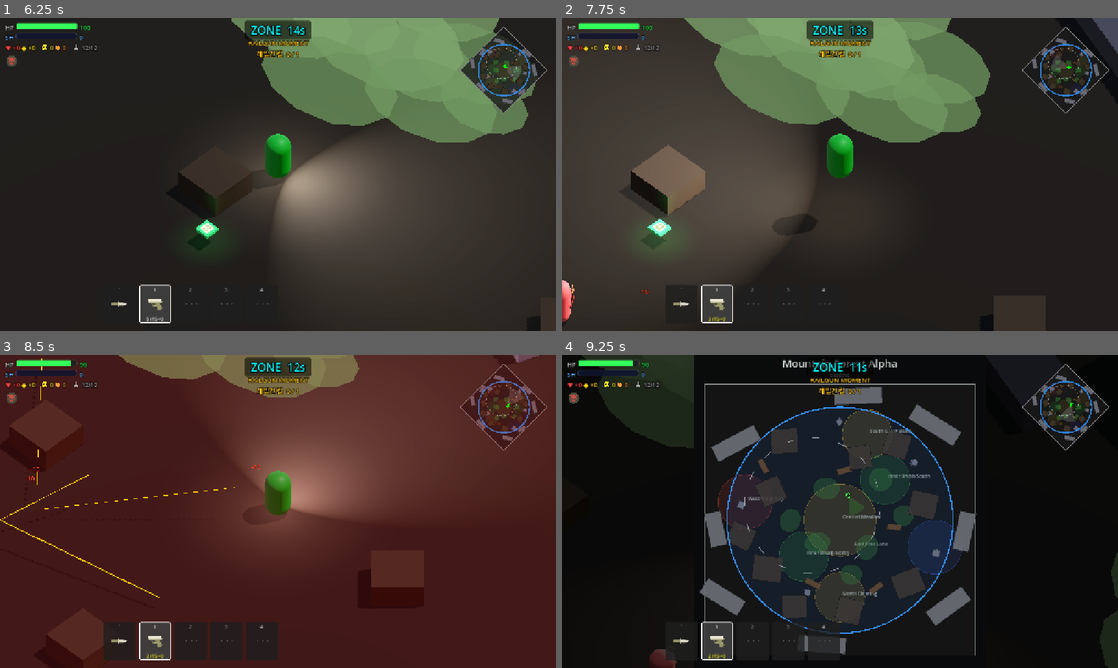
Above: before the commit, frames 1-4 (two rows, left to right).
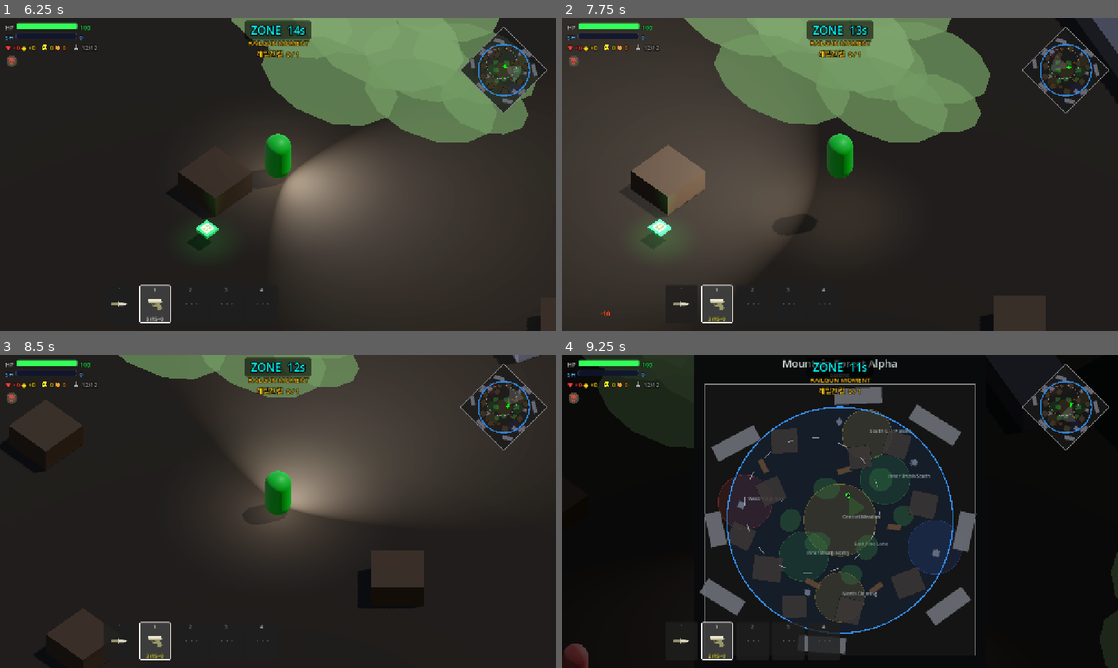
Above: after the commit, the same moments.

Repository: Kyulhee/battle-capsule
Game: Godot game, scene res://src/Main.tscn
The game is run twice, just before and just after one commit, with the same random seed, the same clock (stepped at 60 frames per second) and the same inputs.
Inputs (mouse positions are in pixels of both pictures, inside the frame that each line leads up to):
- Up to frame 1 (6.25 s): click "START MATCH" at 0.5 s; click "START MATCH" at 1.25 s; click "쉬움" at 2 s; click "보통" at 2.75 s; click "어려움" at 3.5 s; click "지옥" at 4.25 s; click "RECORDS" at 5 s; click "선택" at 5.75 s
- Up to frame 2 (7.75 s): tap Enter at 6.5 s; move the mouse to (962, 158) at 6.52 s; press the mouse at (962, 158) at 6.53 s; hold D (ui_right) 6.53-7.28 s; tap Space at 6.77, 7.52 s; move the mouse to (728, 190) at 7.27 s; release the mouse at (728, 190) at 7.28 s; hold S (ui_down) from 7.28 s (still down); tap Q (heal) at 7.35 s
- Up to frame 3 (8.5 s): move the mouse to (333, 442) at 8.02 s; release S (ui_down) at 8.03 s; hold D (ui_right) from 8.03 s (still down); tap F (interact) at 8.1 s
- Up to frame 4 (9.25 s): move the mouse to (812, 574) at 8.77 s; release D (ui_right) at 8.78 s; hold W (ui_up) from 8.78 s (still down); tap M at 8.85 s; click (812, 574) at 8.92 s; tap Space at 9.02 s

Frame 1 is identical in both runs. In frame 2, 0.2% of the frame differs, in the area x 0-16%, y 83-98%; in frame 3, 89%, in the area x 0-100%, y 0-100%; in frame 4, 0.5%.
Error in both runs: Left operand of 'is' is a previously freed instance. (res://src/entities/bot/Bot.gd:1260)

Commit message:
guard opening proximity pressure

Diff:
--- a/data/mapSpec_night_forest_candidate.json
+++ b/data/mapSpec_night_forest_candidate.json
@@ -3,7 +3,7 @@
     "id": "night_artificial_forest_candidate",
     "name": "Night Artificial Forest Candidate",
     "theme": "night_artificial_forest",
-    "version": "0.4-playable-pacing-preset",
+    "version": "0.5-opening-proximity-guard",
     "world_size": 180,
     "layout": "diagonal_sluice_black_ridge_wire_broadcast_false_clinic_probe_integrated"
   },
@@ -198,8 +198,9 @@
       },
       "runtime": {
         "spawn": {
-          "safe_spawn_attempts": 180,
-          "inner_radius": 8.0
+          "safe_spawn_attempts": 260,
+          "inner_radius": 8.0,
+          "entity_clearance": 5.0
         },
         "loot": {
           "stage_wave_base_prob": 0.045,
--- a/src/entities/bot/Bot.gd
+++ b/src/entities/bot/Bot.gd
@@ -18,7 +18,7 @@
 const SENSORY_GUNSHOT_INTERVAL := 0.10
 const SENSORY_FOOTSTEP_INTERVAL := 0.15
 const IDLE_LOOT_INTERRUPT_GRACE_SECONDS := 2.0
-const IDLE_LOOT_INTERRUPT_CLOSE_RANGE := 6.0
+const IDLE_LOOT_INTERRUPT_CLOSE_RANGE := 5.0
 const LOW_IMMEDIATE_VALUE_PICKUP_SCORE_MULT := 2.0
 const HEALTHY_HEAL_PICKUP_RATIO := 0.82
 
--- a/tools/verify_bot_opening_loot_rules.gd
+++ b/tools/verify_bot_opening_loot_rules.gd
@@ -83,6 +83,10 @@
 	if not bot._should_defer_idle_loot_interrupt(enemy):
 		failure = "Idle loot should defer medium-range enemy interrupts during the opening grace window."
 	else:
+		enemy.global_position = Vector3(5.5, 0.0, 0.0)
+		if not bot._should_defer_idle_loot_interrupt(enemy):
+			failure = "Idle loot should defer enemies just outside the close-range cutoff."
+	if failure == "":
 		enemy.global_position = Vector3(4.0, 0.0, 0.0)
 		if bot._should_defer_idle_loot_interrupt(enemy):
 			failure = "Idle loot should not defer close-range enemy interrupts."
--- a/tools/verify_playable_pacing_preset.gd
+++ b/tools/verify_playable_pacing_preset.gd
@@ -55,8 +55,7 @@
 		return
 	if not _verify_opening_zone(playable_match, playable_zone):
 		return
-	if int(playable_spawn.get("safe_spawn_attempts", 0)) < 180:
-		_fail("%s should keep target-99 spawn reliability attempts." % PLAYABLE_PRESET)
+	if not _verify_spawn(playable_spawn, playable_match):
 		return
 
 	print("%s smoke passed: bots=%d loot=%d initial=%.1f stage2=%.1f/%.1f." % [
@@ -107,6 +106,22 @@
 		return _fail_bool("%s should reduce stage wave count multiplier." % PLAYABLE_PRESET)
 	if int(playable.get("stage_wave_count_mult", 0)) < 5:
 		return _fail_bool("%s stage wave count multiplier is too low for playable pacing v1." % PLAYABLE_PRESET)
+	return true
+
+
+func _verify_spawn(playable_spawn: Dictionary, playable_match: Dictionary) -> bool:
+	if int(playable_spawn.get("safe_spawn_attempts", 0)) < 220:
+		return _fail_bool("%s should raise safe spawn attempts for 5m opening spacing." % PLAYABLE_PRESET)
+	var clearance := float(playable_spawn.get("entity_clearance", 0.0))
+	if clearance < 5.0:
+		return _fail_bool("%s should keep 5m opening entity clearance." % PLAYABLE_PRESET)
+	var spawn_radius := float(playable_match.get("spawn_radius", 0.0))
+	var inner_radius := float(playable_spawn.get("inner_radius", 0.0))
+	var total_entities := int(playable_match.get("bot_count", 0)) + 1
+	var annulus := maxf(1.0, spawn_radius * spawn_radius - inner_radius * inner_radius)
+	var saturation := float(total_entities) * clearance * clearance / annulus
+	if saturation > 0.55:
+		return _fail_bool("%s 5m opening spacing is too saturated: %.2f." % [PLAYABLE_PRESET, saturation])
 	return true
 
 
Not shown, changed: docs/DEVLOG.md
Not shown, changed: docs/HANDOFF.md
Not shown, changed: docs/MASTERPLAN.md
Not shown, changed: docs/TESTING.md
